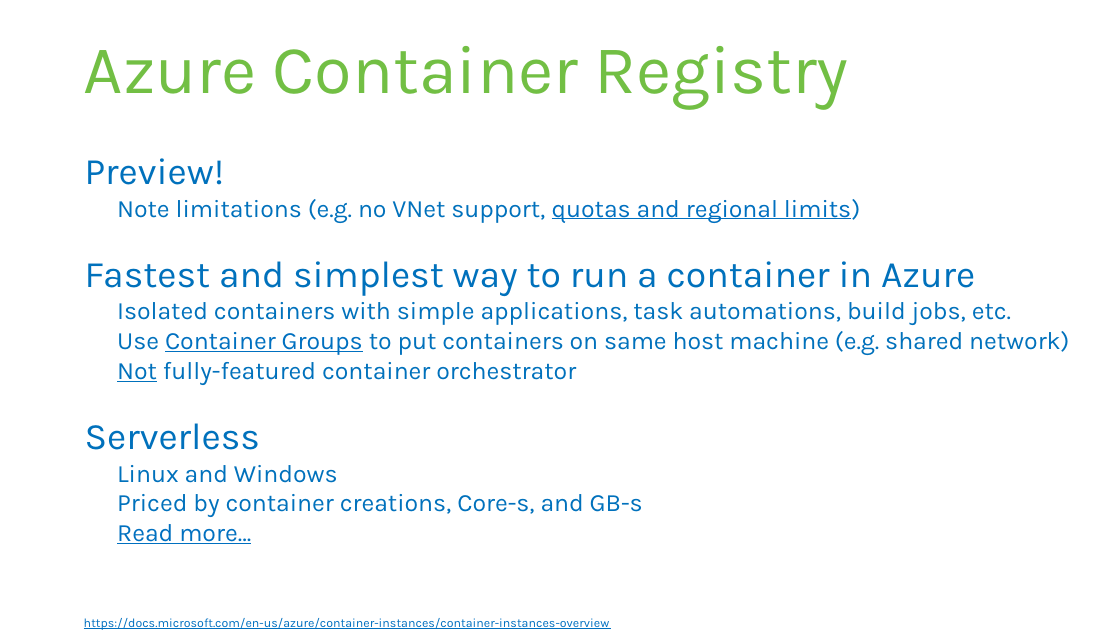
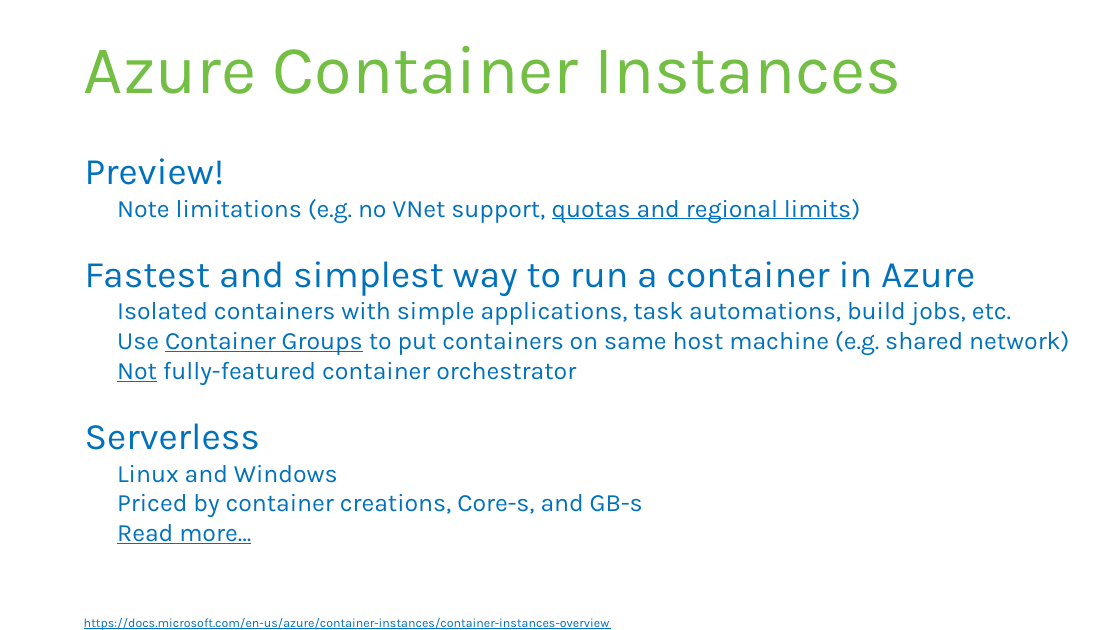
Before and after one commit to rstropek/DockerVS2015Intro, a slide deck: slide 9 of slides/Azure-CaaS.pptx (slide 8 before the commit). Drawn at 1120x630 pixels with LibreOffice and Linux fonts; fonts in the diff are those of the drawing. Boxes give left, top, right and bottom in pixels: in the first picture for what was removed or moved away, otherwise in the second. Text is boxed around its words. In the diff, an @@ line names an element or a change of style, - is before the commit and + after.

```diff
--- a/slides/Azure-CaaS.pptx
+++ b/slides/Azure-CaaS.pptx
@@ title at (84,46,902,94): text changed @@
-Azure Container Registry
+Azure Container Instances
```
Also in this commit, not shown: 4 other slides changed, 5 slides added, 4 other files.
